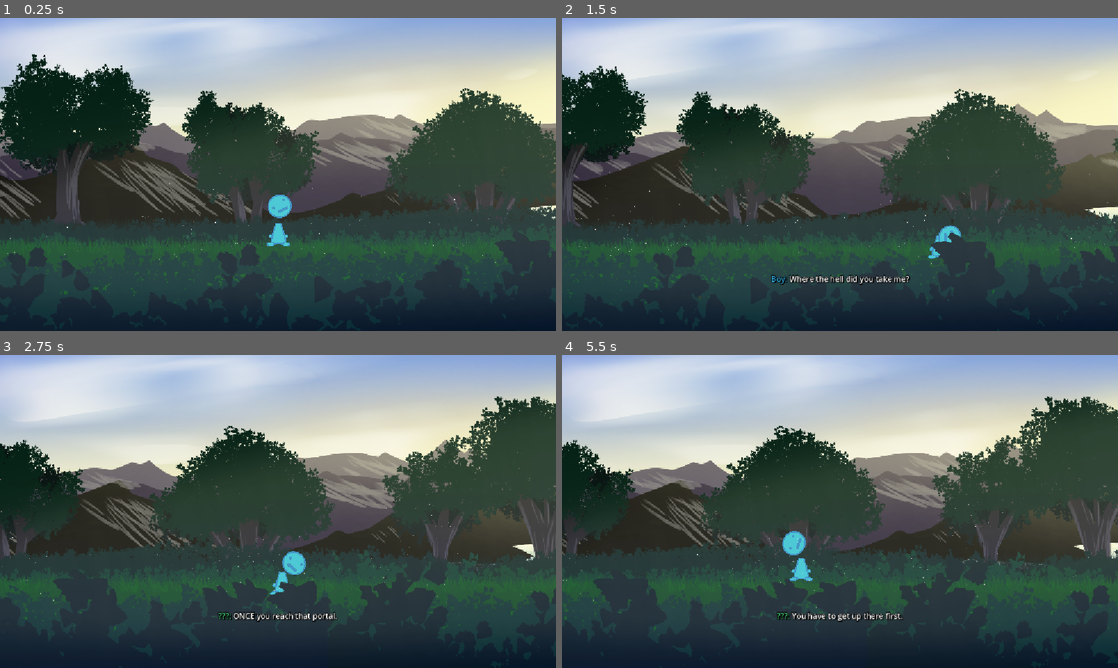
Above: before the commit, frames 1-4 (two rows, left to right).
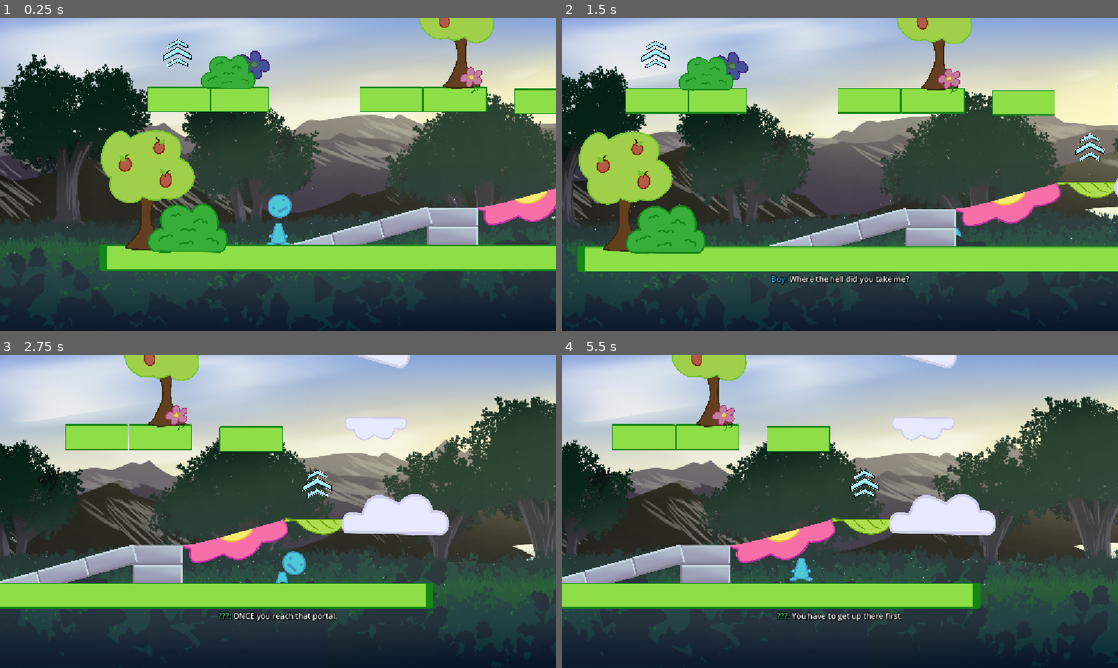
Above: after the commit, the same moments.

Repository: average4136/head-over-heels-game
Game: Godot game, scene res://Scenes/level-prelude-two.tscn
Two runs of this game, one before a commit and one after it. Both use one fixed random seed, a clock stepped at 60 frames per second and the inputs below. This scene is started directly instead of the project's main scene.
Inputs:
- Up to frame 1 (0.25 s): no input
- Up to frame 2 (1.5 s): tap Enter (ui_accept) at 0.5 s; hold D (move_right) from 0.53 s (still down); tap Space (jump) at 0.77 s
- Up to frame 3 (2.75 s): tap Space (jump) at 1.52 s; release D (move_right) at 2.03 s; hold A (move_left) from 2.03 s (still down)
- Up to frame 4 (5.5 s): release A (move_left) at 2.78 s; hold D (move_right) 2.78-4.28 s; tap Space (jump) at 3.02, 3.77, 4.52 s; hold A (move_left) 4.28-5.03 s; hold D (move_right) from 5.03 s (still down)

The runs differ from the first frame. In frame 1, 22% of the frame differs, in the area x 17-100%, y 0-81%; in frame 2, 24%, in the area x 2-100%, y 0-82%; in frame 3, 18%; in frame 4, 17%.

Commit message:
Update level-prelude-two.tscn

Diff:
--- a/Scenes/level-prelude-two.tscn
+++ b/Scenes/level-prelude-two.tscn
@@ -10,6 +10,7 @@
 [ext_resource type="Texture2D" uid="uid://dtbf2fua3gog" path="res://Assets/Stages/fields/sun glow.png" id="8_uyqby"]
 [ext_resource type="AudioStream" uid="uid://bfbpttxfsdih0" path="res://Assets/Music/HeelOver.mp3" id="9_kuops"]
 [ext_resource type="Script" uid="uid://xewtuvtwjsc8" path="res://Scenes/prelude_two_controller.gd" id="10_lxnbv"]
+[ext_resource type="PackedScene" uid="uid://y7vsm3emcvhy" path="res://Scenes/Level scenes/main_level.tscn" id="11_r5df2"]
 
 [sub_resource type="RectangleShape2D" id="RectangleShape2D_m74fc"]
 size = Vector2(15960, 913)
@@ -117,3 +118,18 @@
 
 [node name="PreludeTwoController" type="Node" parent="." unique_id=929955952]
 script = ExtResource("10_lxnbv")
+
+[node name="MapPreviewContainer" type="Node2D" parent="." unique_id=859687322]
+
+[node name="Main_level" parent="MapPreviewContainer" unique_id=1377921325 instance=ExtResource("11_r5df2")]
+process_mode = 4
+position = Vector2(1314, -1285)
+
+[node name="PanCamera" type="Camera2D" parent="." unique_id=1507373600]
+enabled = false
+
+[node name="PortalPos" type="Marker2D" parent="." unique_id=1146250900]
+position = Vector2(548, -2802)
+
+[node name="SpawnPos" type="Marker2D" parent="." unique_id=27275919]
+position = Vector2(693, 158)
